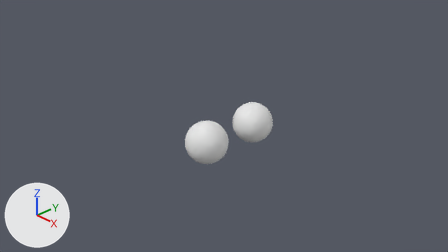
Before and after pictures for a commit that changed the Blender file Blender/black-sphere.blend.
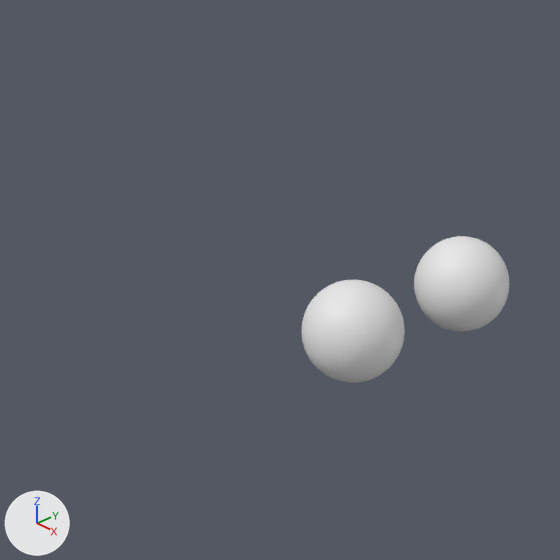
Each version appears first from the file's camera 'Camera', and next in a close-up on the part from 13% to 66% of the width and 1% to 95% of the height. Arrows for +X, +Y and +Z are at lower left; the lights stay in place.

Script lines for the objects in view, before the commit:
```python
me_sphere = bpy.data.meshes.new('Sphere')
me_sphere.from_pydata(...)  # 1452 vertices, 1500 faces; spans x -0.499..0.499, y -0.5..0.5, z -0.5..0.5
me_sphere_001 = bpy.data.meshes.new('Sphere.001')
me_sphere_001.from_pydata(...)  # 1452 vertices, 1500 faces; spans x -0.499..0.499, y -0.5..0.5, z -0.5..0.5
ob_sphere = bpy.data.objects.new('Sphere', me_sphere)
ob_sphere.location = (0.0, 0.0, 0.0)
ob_sphere_inverted_normals = bpy.data.objects.new('Sphere Inverted Normals', me_sphere_001)
ob_sphere_inverted_normals.location = (0.0, 1.52, 0.0)
```
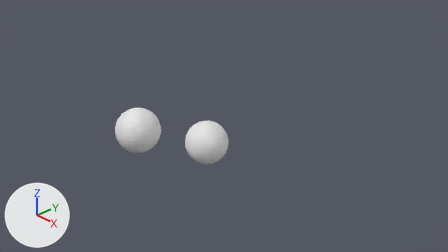
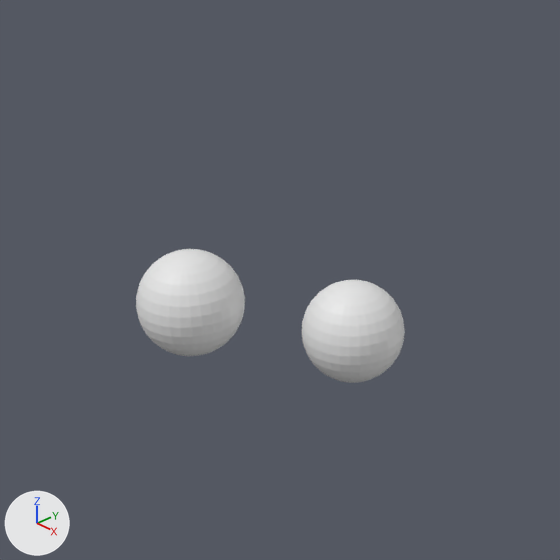
Boxes [x1, y1, x2, y2] around the edits, measured in the close-ups (560 x 560 px):
'Sphere.001', added: after [136, 249, 245, 356]
'Sphere Inverted Normals', deleted: before [414, 236, 509, 331]

The change, as a diff of the scene's bpy script:
```diff
--- a/Blender/black-sphere.blend.py
+++ b/Blender/black-sphere.blend.py
@@ me_sphere_001_1 @@
+me_sphere_001_1.from_pydata(...)  # a UV sphere (32 segments, 16 rings, poles along z) spanning x -0.5..0.5, y -0.5..0.5, z -0.5..0.5
@@ ob_sphere_inverted_normals @@
-ob_sphere_inverted_normals = bpy.data.objects.new('Sphere Inverted Normals', me_sphere_001)
-ob_sphere_inverted_normals.location = (0.0, 1.52, 0.0)
@@ ob_sphere_001 @@
+ob_sphere_001 = bpy.data.objects.new('Sphere.001', me_sphere_001_1)
+ob_sphere_001.location = (-0.82, -1.28, 0.46)
```
